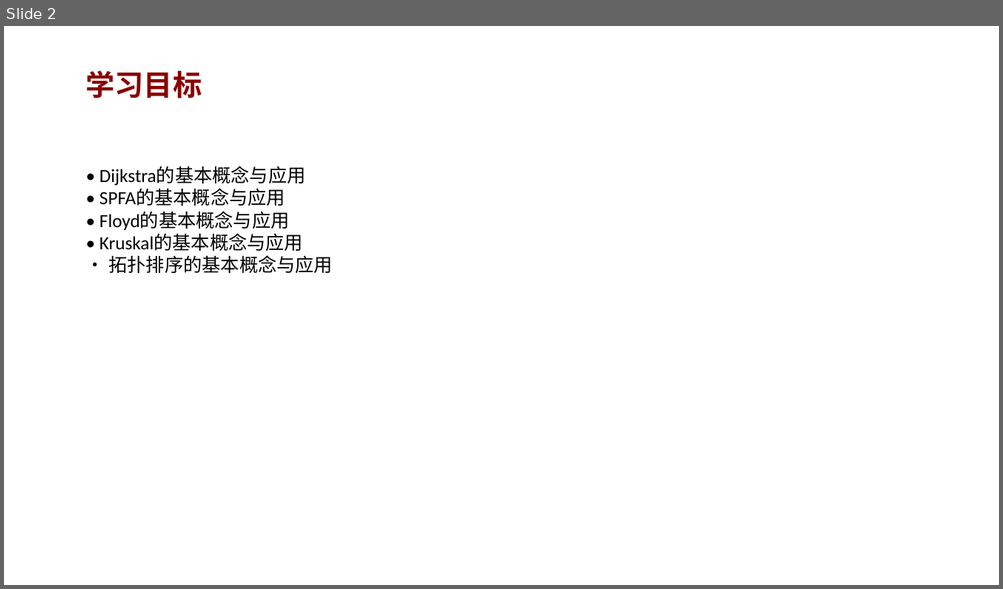
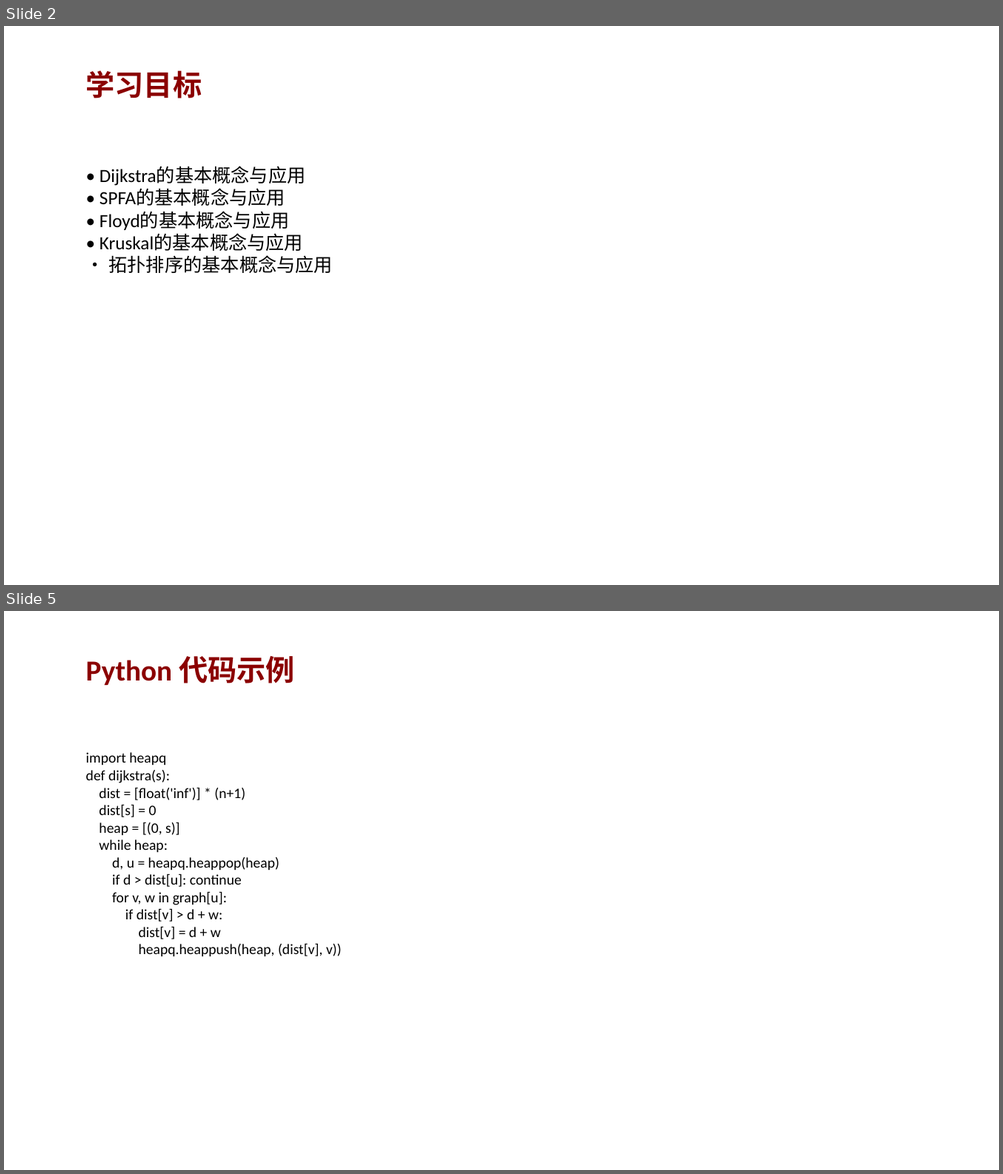
Before and after one commit to AndyLishengrui/trae-coding-course, a slide deck: textbook/ppt/chapter14_ppt.pptx. Shown one above the other, each under a label of ours: slide 2 before the commit, slides 2 and 5 after it; the slides between them are not shown. The pictures are 1003x589 and 1003x1174 pixels, drawn with LibreOffice and Linux fonts; fonts in the diff are those of the drawing. Boxes give left, top, right and bottom in pixels: in the first picture for what was removed or moved away, otherwise in the second. Text is boxed around its words. In the diff, an @@ line names an element or a change of style, - is before the commit and + after.

Commit message:
v5.3: PPT扩充(8页/章) + 教材代码bug修复 + 完整版PDF更新
PPT改进：
- 15个PPT从2页扩充到8页
- 每个PPT含：概念讲解、C++/Python代码示例、常见错误、练习题、小结

教材修复：
- 14个严重代码bug（运算符优先级、队列查询、循环边界等）
- 描述不一致修复（葡语残留、条件错误等）
- 网站问题数172→168
- 完整版PDF重新生成

```diff
--- a/textbook/ppt/chapter14_ppt.pptx
+++ b/textbook/ppt/chapter14_ppt.pptx
@@ slide 5 added at (x1=4, y1=611, x2=999, y2=1170), background #FFFFFF @@
@@ text added at (x1=86, y1=656, x2=295, y2=685), 28 pt, text #8B0000, bold @@
+Python 代码示例
@@ text added at (x1=86, y1=752, x2=341, y2=957), 14 pt, text #000000 @@
+import heapq
+def dijkstra(s):
+dist = [float('inf')] * (n+1)
+dist[s] = 0
+heap = [(0, s)]
+while heap:
+d, u = heapq.heappop(heap)
+if d > dist[u]: continue
+for v, w in graph[u]:
+if dist[v] > d + w:
+dist[v] = d + w
+heapq.heappush(heap, (dist[v], v))
```
Also in this commit, not shown: 5 other slides added, 16 other files.
